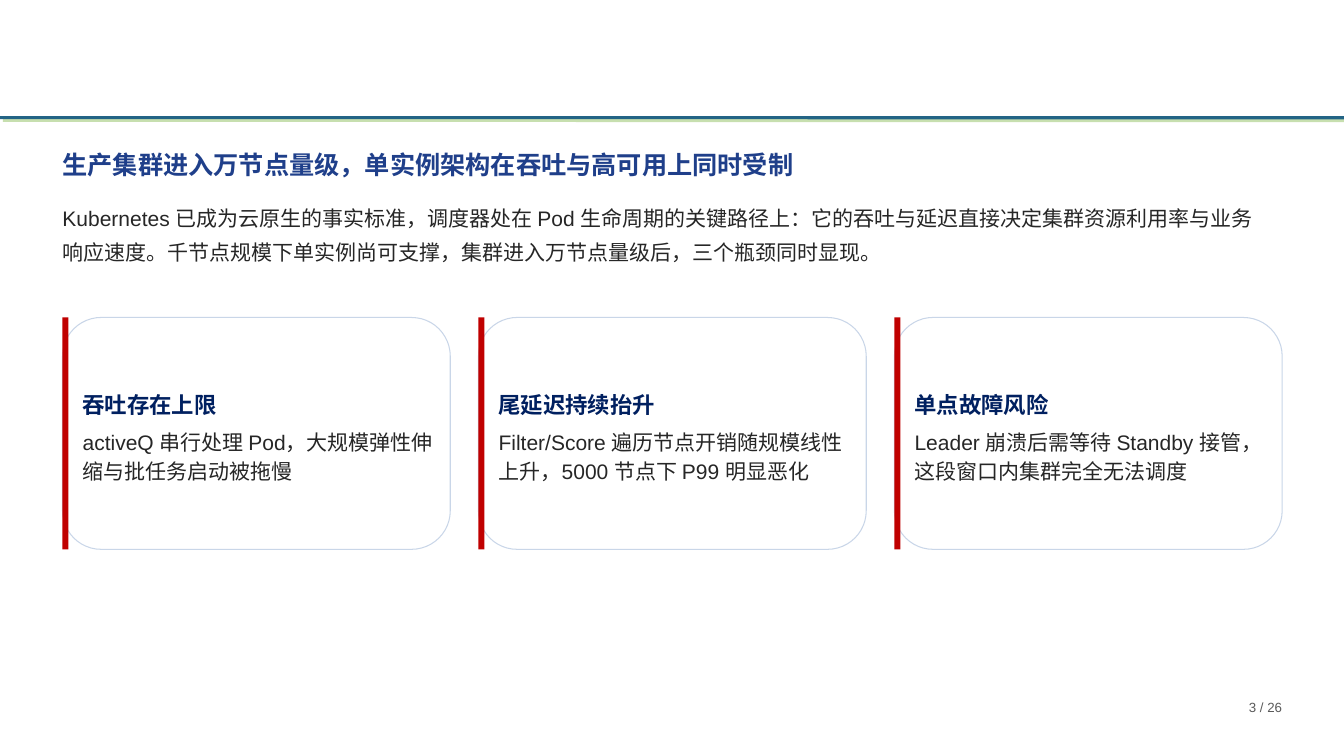
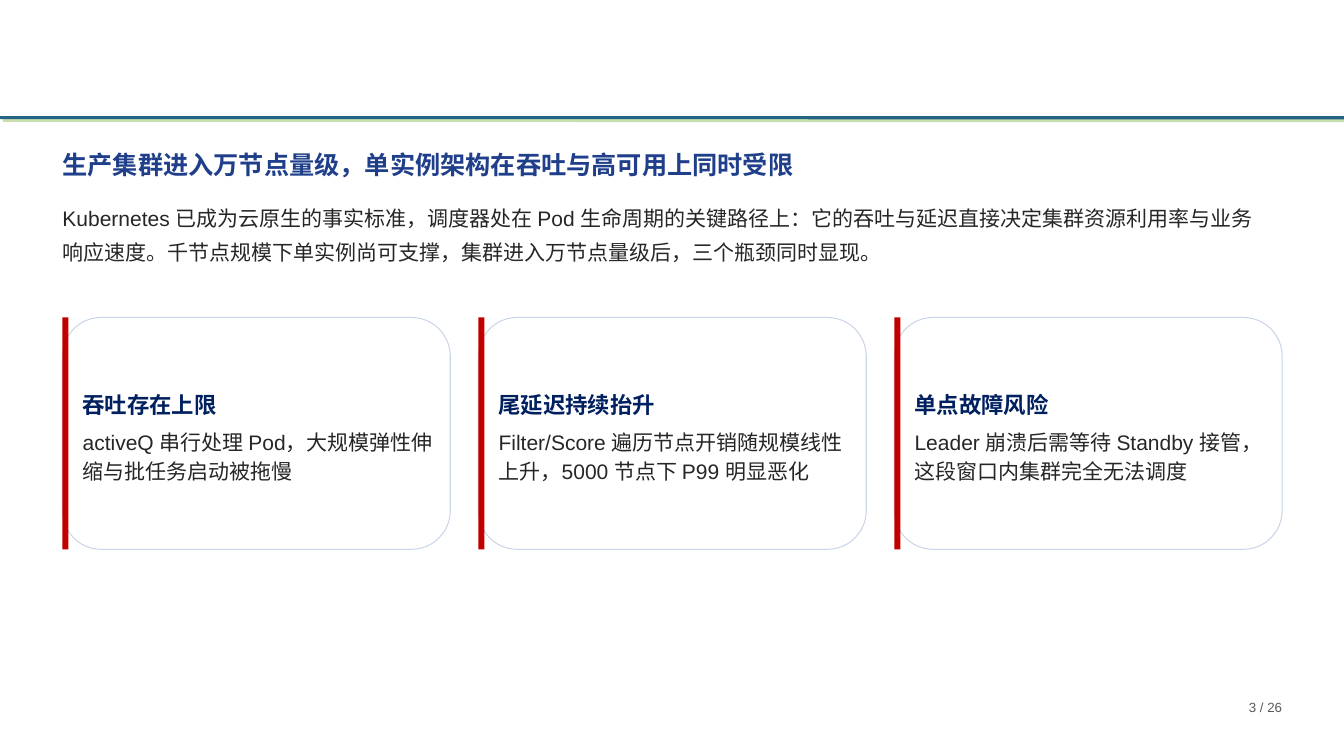
Before and after one commit to tengfei86/godel-scheduler, a slide deck: slide 3 of docs/thesis/defense/基于etcd的分布式Kubernetes调度器研究与实现-高铜.pptx. Drawn at 1344x756 pixels with LibreOffice and Linux fonts; fonts in the diff are those of the drawing; background and template pictures are left out. Boxes give left, top, right and bottom in pixels: in the first picture for what was removed or moved away, otherwise in the second. Text is boxed around its words. In the diff, an @@ line names an element or a change of style, - is before the commit and + after.

```diff
--- a/docs/thesis/defense/基于etcd的分布式Kubernetes调度器研究与实现-高铜.pptx
+++ b/docs/thesis/defense/基于etcd的分布式Kubernetes调度器研究与实现-高铜.pptx
@@ text at box(62, 152, 793, 178): text changed @@
-生产集群进入万节点量级，单实例架构在吞吐与高可用上同时受制
+生产集群进入万节点量级，单实例架构在吞吐与高可用上同时受限
```
Also in this commit, not shown: 2 other files.
